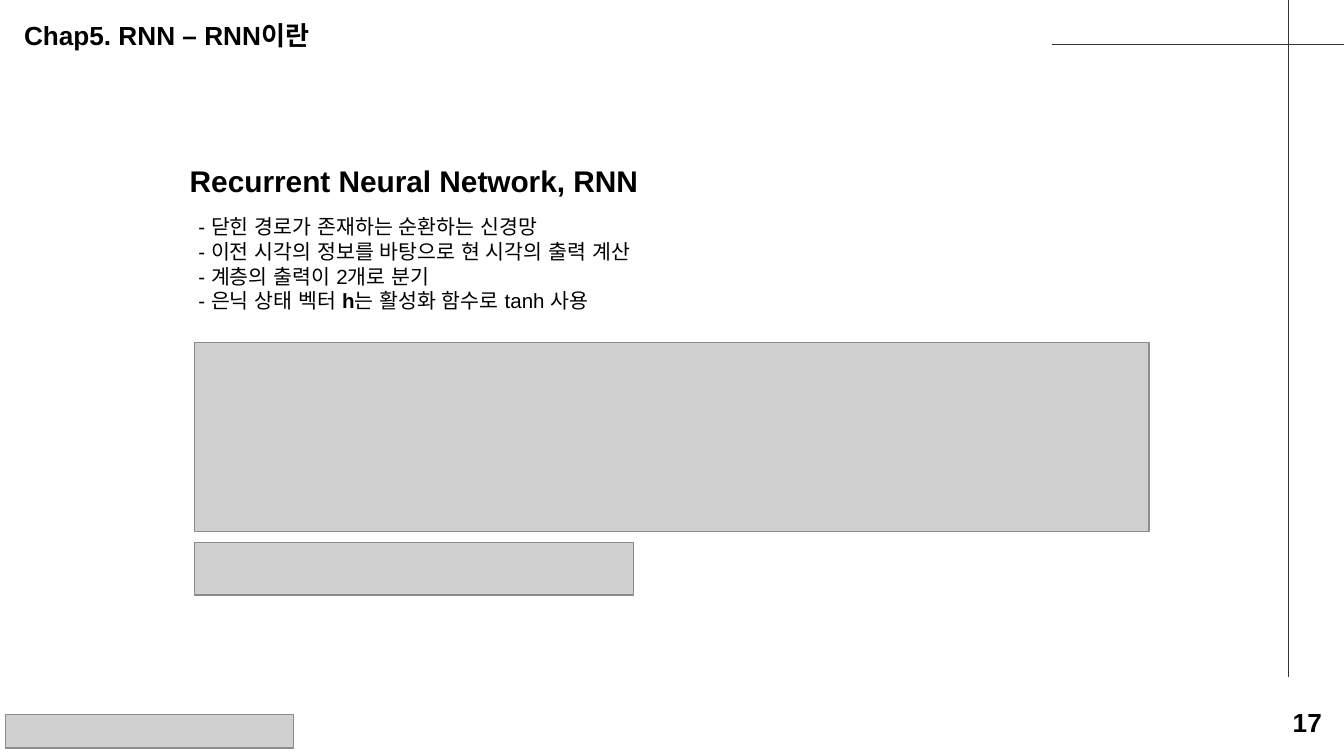
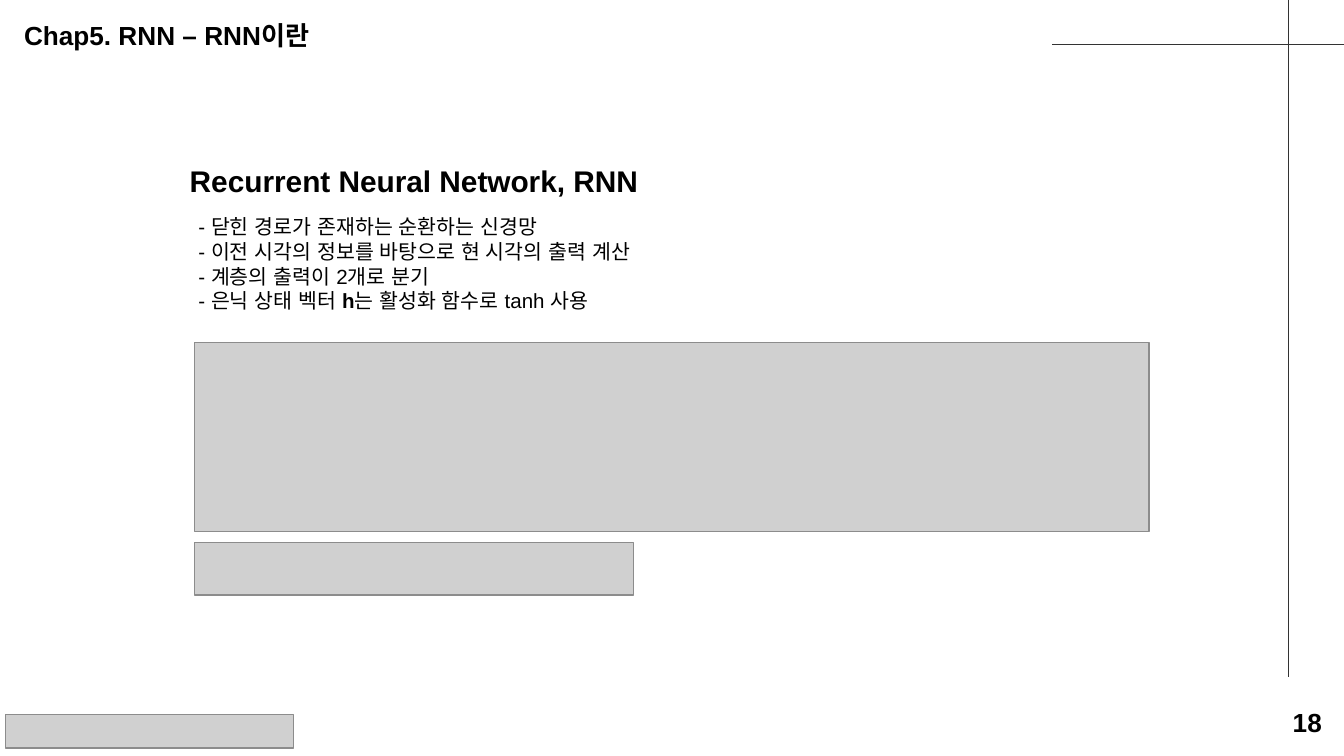
Before and after one commit to seungdeng/Deep-Learning-from-Scratch, a slide deck: slide 21 of study/발표자료/20250220_밑딥2_이승건_chap2345발표자료.pptx (slide 17 before the commit). Drawn at 1344x756 pixels with LibreOffice and Linux fonts; fonts in the diff are those of the drawing; grey boxes stand for pictures. Boxes give left, top, right and bottom in pixels: in the first picture for what was removed or moved away, otherwise in the second. Text is boxed around its words. In the diff, an @@ line names an element or a change of style, - is before the commit and + after.

```diff
--- a/study/발표자료/20250220_밑딥2_이승건_chap2345발표자료.pptx
+++ b/study/발표자료/20250220_밑딥2_이승건_chap2345발표자료.pptx
@@ text at bbox=[1293, 713, 1322, 733]: text changed @@
-17
+18
```
Also in this commit, not shown: 12 other slides changed, 5 slides added, 1 slide removed.
